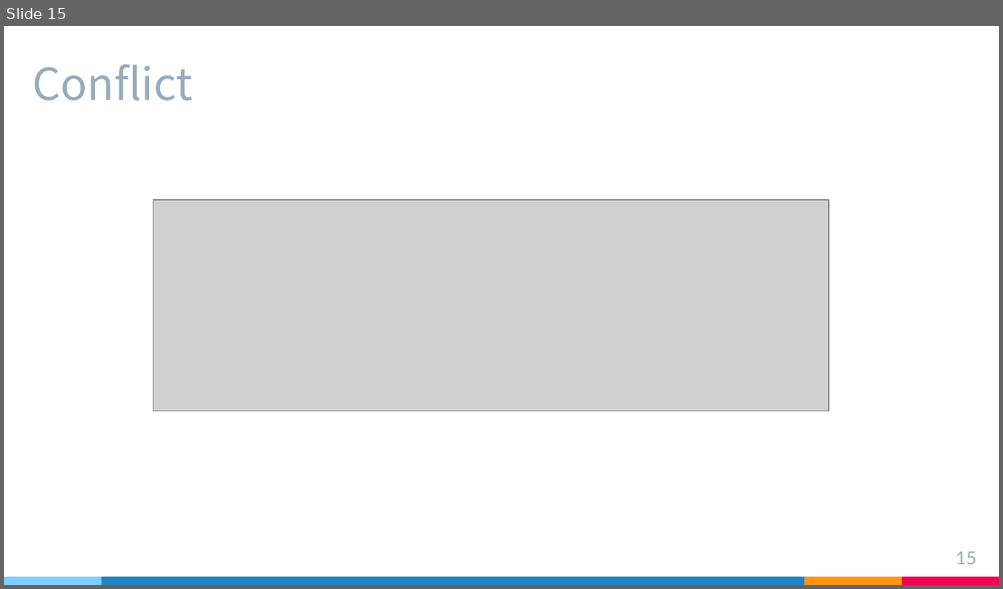
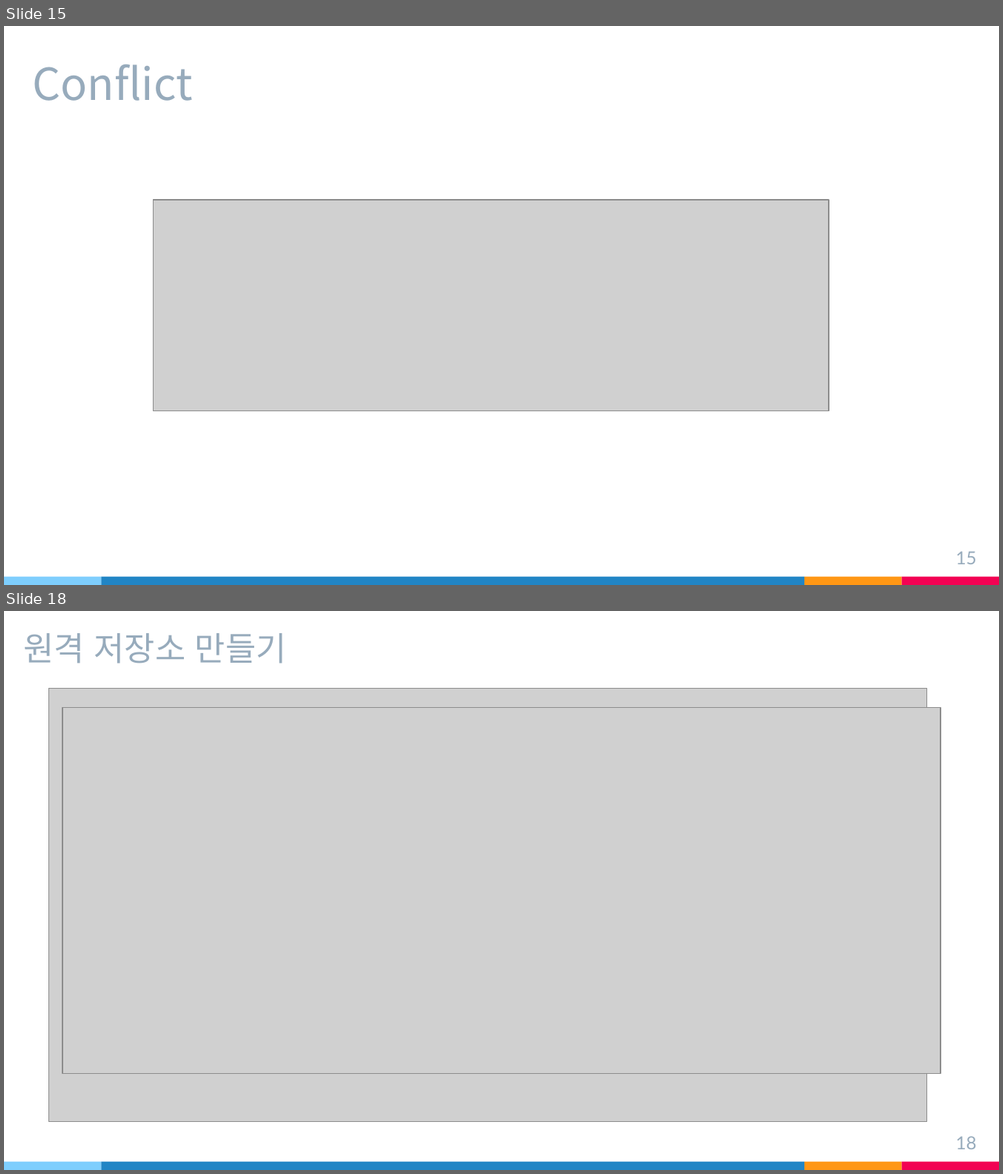
Before and after one commit to sh0204/Study, a slide deck: Git.pptx. Shown one above the other, each under a label of ours: slide 15 before the commit, slides 15 and 18 after it; the slides between them are not shown. The pictures are 1003x589 and 1003x1174 pixels, drawn with LibreOffice and Linux fonts; fonts in the diff are those of the drawing; grey boxes stand for pictures. Boxes give left, top, right and bottom in pixels: in the first picture for what was removed or moved away, otherwise in the second. Text is boxed around its words. In the diff, an @@ line names an element or a change of style, - is before the commit and + after.

```diff
--- a/Git.pptx
+++ b/Git.pptx
@@ slide 18 added at (4,611,999,1170), background #FFFFFF; not listed: 4 template elements that a slide beside it also shows @@
@@ title added at (24,633,287,664), 24 pt, text #97ABBC @@
+원격 저장소 만들기
@@ picture added at (48,689,926,1122) @@
@@ picture added at (62,707,940,1073) @@
@@ page number added at (956,1136,976,1150), 13 pt, text #97ABBC @@
+18
```
Also in this commit, not shown: 5 slides changed, 7 other slides added, 1 slide removed.
